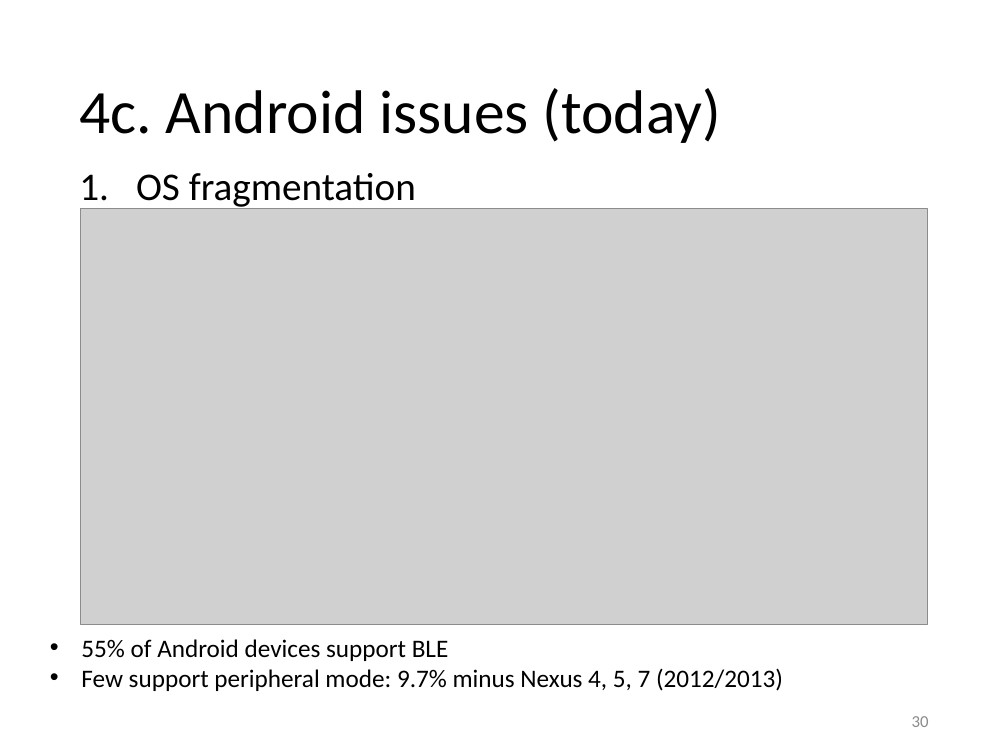
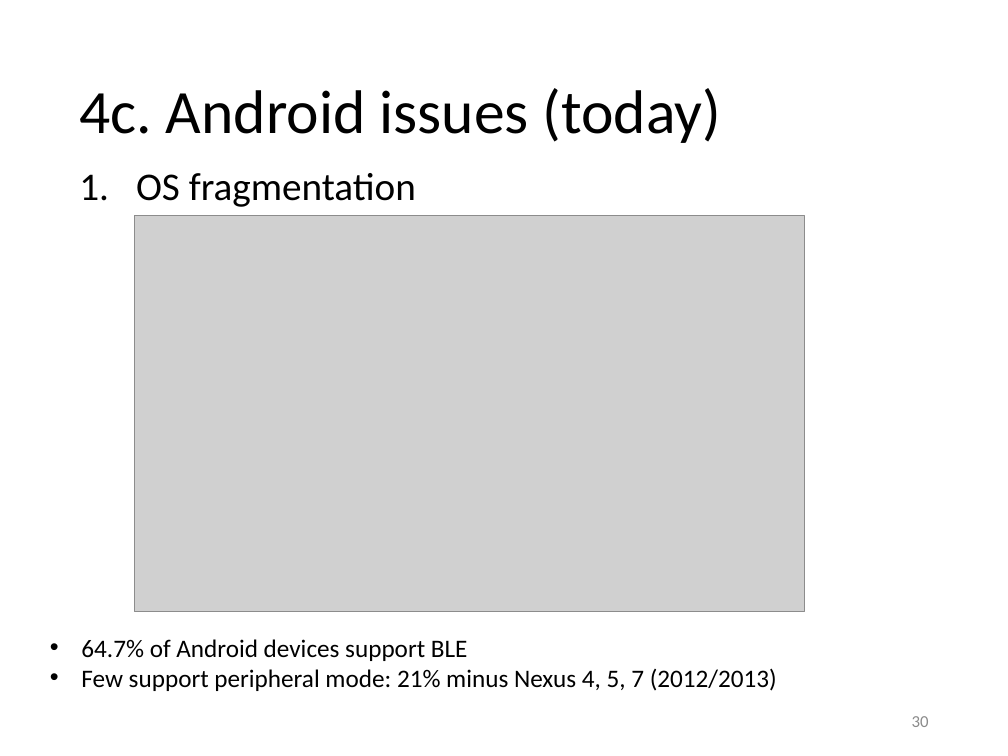
Before and after one commit to yeokm1/intro-to-ble, a slide deck: slide 30 of intro to ble.pptx. Drawn at 1008x756 pixels with LibreOffice and Linux fonts; fonts in the diff are those of the drawing; grey boxes stand for pictures. Boxes give left, top, right and bottom in pixels: in the first picture for what was removed or moved away, otherwise in the second. Text is boxed around its words. In the diff, an @@ line names an element or a change of style, - is before the commit and + after.

Commit message:
android os fragmentation

```diff
--- a/intro to ble.pptx
+++ b/intro to ble.pptx
@@ picture: place and size @@
-picture at (81, 208, 927, 624)
+picture at (134, 216, 804, 612)
@@ text at (81, 639, 777, 691): text changed @@
-• 55% of Android devices support BLE
-• Few support peripheral mode: 9.7% minus Nexus 4, 5, 7 (2012/2013)
+• 64.7% of Android devices support BLE
+• Few support peripheral mode: 21% minus Nexus 4, 5, 7 (2012/2013)
```
